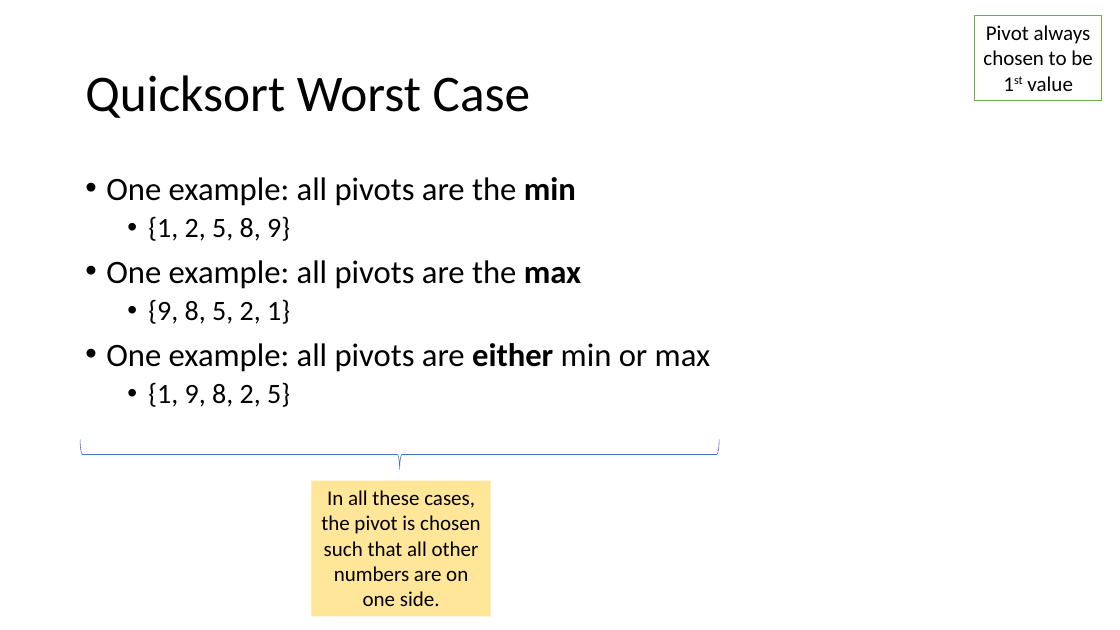
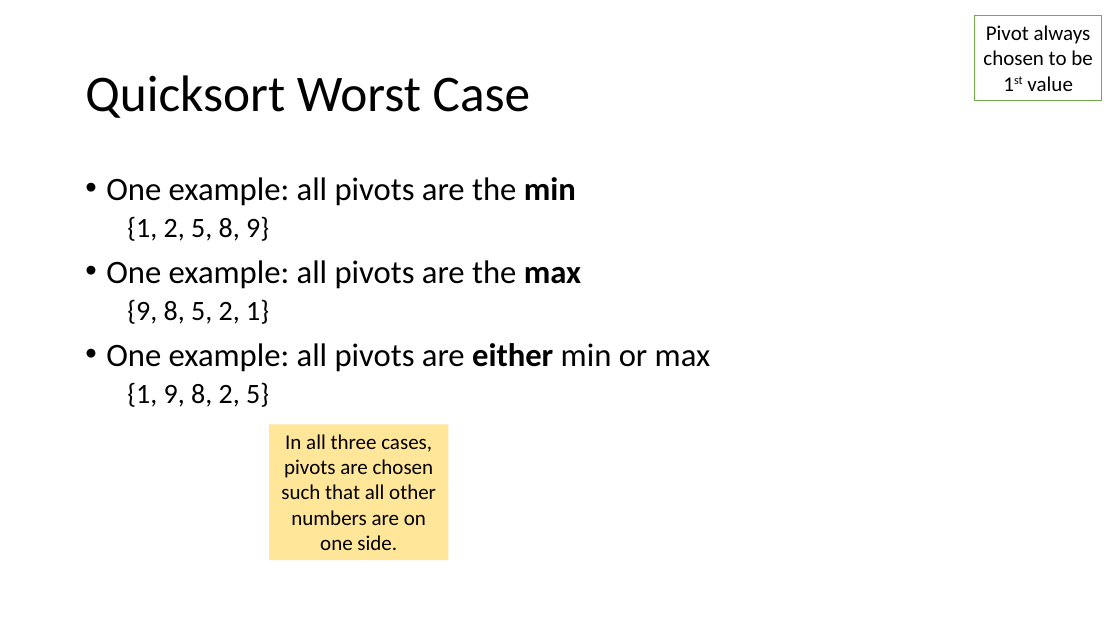
Before and after one commit to tjd1234/cmpt225fall2023, a slide deck: slide 57 of lecture_notes/week9/week9_sorting.pptx (slide 52 before the commit). Drawn at 1120x630 pixels with LibreOffice and Linux fonts; fonts in the diff are those of the drawing. Boxes give left, top, right and bottom in pixels: in the first picture for what was removed or moved away, otherwise in the second. Text is boxed around its words. In the diff, an @@ line names an element or a change of style, - is before the commit and + after.

```diff
--- a/lecture_notes/week9/week9_sorting.pptx
+++ b/lecture_notes/week9/week9_sorting.pptx
@@ text at (127,216,269,407): bullet • to none @@
@@ right brace removed at (80,440,720,470) @@
@@ rectangle "In all three cases, pivots ...": place and size @@
-rectangle "In all three cases, pivots ..." at (312,481,491,617)
+rectangle "In all three cases, pivots ..." at (269,424,448,560)
@@ text in rectangle at (281,434,436,550): text changed @@
-In all these cases, the pivot is chosen such that all other numbers are on one side.
+In all three cases, pivots are chosen such that all other numbers are on one side.
```
Also in this commit, not shown: 28 other slides changed, 5 slides added, 1 other file.
